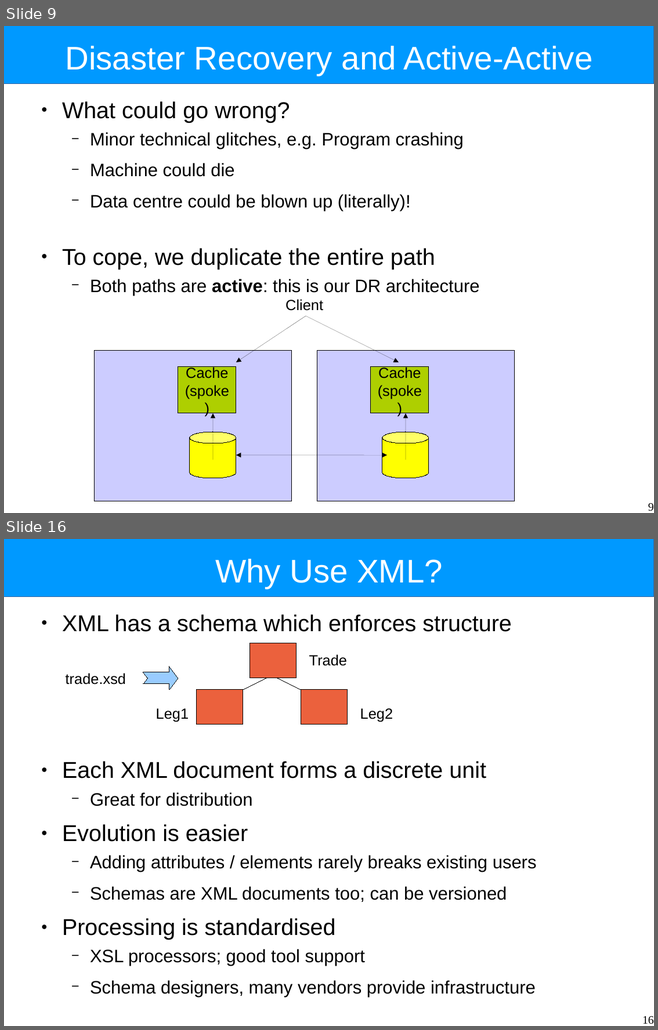
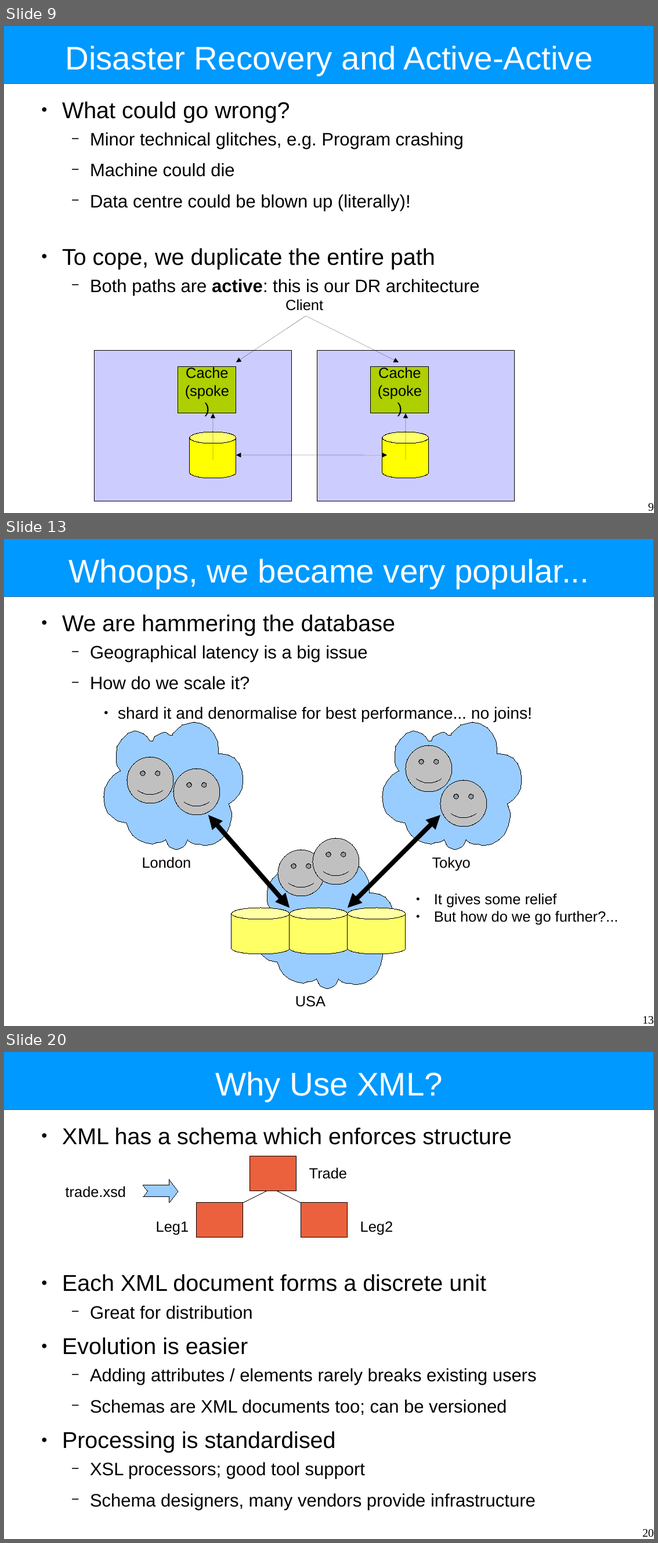
Before and after one commit to Intrinsarc/intrinsarc-evolve, a slide deck: Academic Work/lectures/data-distribution-architectures.odp. Shown one above the other, each under a label of ours: slides 9 and 16 before the commit, slides 9, 13 and 20 after it; the slides between them are not shown. The pictures are 658x1030 and 658x1543 pixels, drawn with LibreOffice and Linux fonts; fonts in the diff are those of the drawing. Boxes give left, top, right and bottom in pixels: in the first picture for what was removed or moved away, otherwise in the second. Text is boxed around its words. In the diff, an @@ line names an element or a change of style, - is before the commit and + after.

```diff
--- a/Academic Work/lectures/data-distribution-architectures.odp
+++ b/Academic Work/lectures/data-distribution-architectures.odp
@@ slide 13 added at [4,539,654,1026], background #FFFFFF; not listed: 1 template element that a slide beside it also shows @@
@@ title added at [69,559,589,588], 40 pt, text #FFFFFF @@
+Whoops, we became very popular...
@@ text added at [62,614,532,722], 20 pt, text #000000 @@
+● We are hammering the database
+  − Geographical latency is a big issue
+  − How do we scale it?
+    ● shard it and denormalise for best performance... no joins!
@@ freeform shape added at [104,722,243,850], fill #99CCFF, outline #000000 0 pt @@
@@ freeform shape added at [382,722,521,850], fill #99CCFF, outline #000000 0 pt @@
@@ smiley face added at [405,745,452,792], fill #C0C0C0, outline #000000 0 pt @@
@@ smiley face added at [127,757,174,803], fill #C0C0C0, outline #000000 0 pt @@
@@ smiley face added at [173,769,220,816], fill #C0C0C0, outline #000000 0 pt @@
@@ smiley face added at [440,780,487,827], fill #C0C0C0, outline #000000 0 pt @@
@@ double arrow added from (208, 816) to (289, 908), #000000 5.67 pt @@
@@ double arrow added from (440, 816) to (348, 908), #000000 5.67 pt @@
@@ smiley face added at [278,850,325,897], fill #C0C0C0, outline #000000 0 pt @@
@@ smiley face added at [313,838,360,885], fill #C0C0C0, outline #000000 0 pt @@
@@ text added at [142,857,191,868], 18 pt, text #000000 @@
+London
@@ freeform shape added at [255,861,394,989], fill #99CCFF, outline #000000 0 pt @@
@@ text added at [432,857,470,871], 18 pt, text #000000 @@
+Tokyo
@@ text added at [434,893,618,925], 18 pt, text #000000 @@
+● It gives some relief
+● But how do we go further?...
@@ cylinder added at [231,908,289,955], fill #FFFF66, outline #000000 0 pt @@
@@ cylinder added at [289,908,347,955], fill #FFFF66, outline #000000 0 pt @@
@@ cylinder added at [348,908,405,955], fill #FFFF66, outline #000000 0 pt @@
@@ text added at [295,996,325,1007], 18 pt, text #000000 @@
+USA
@@ page number added at [642,1016,654,1024], 14 pt, text #000000 @@
+13
@@ what was slide 16 is now slide 20 @@
@@ page number at [642,1529,654,1537]: text changed @@
-16
+20
```
Also in this commit, not shown: 7 slides changed, 9 other slides added, 6 slides removed, 3 other files.
